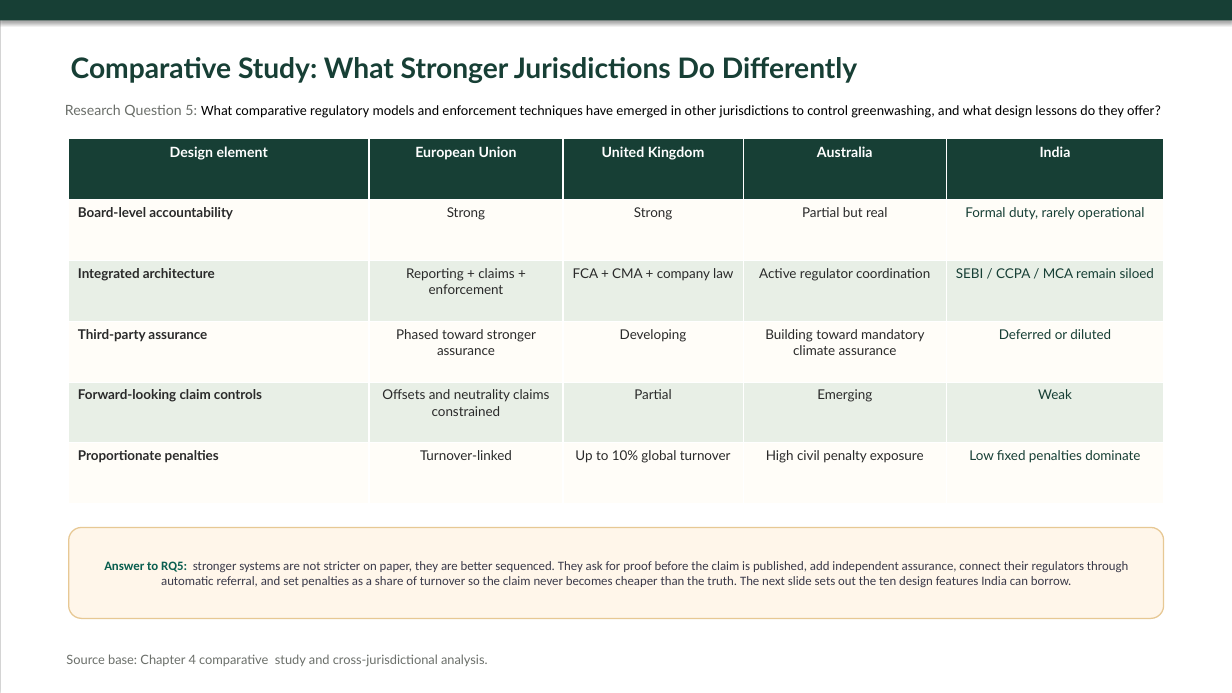
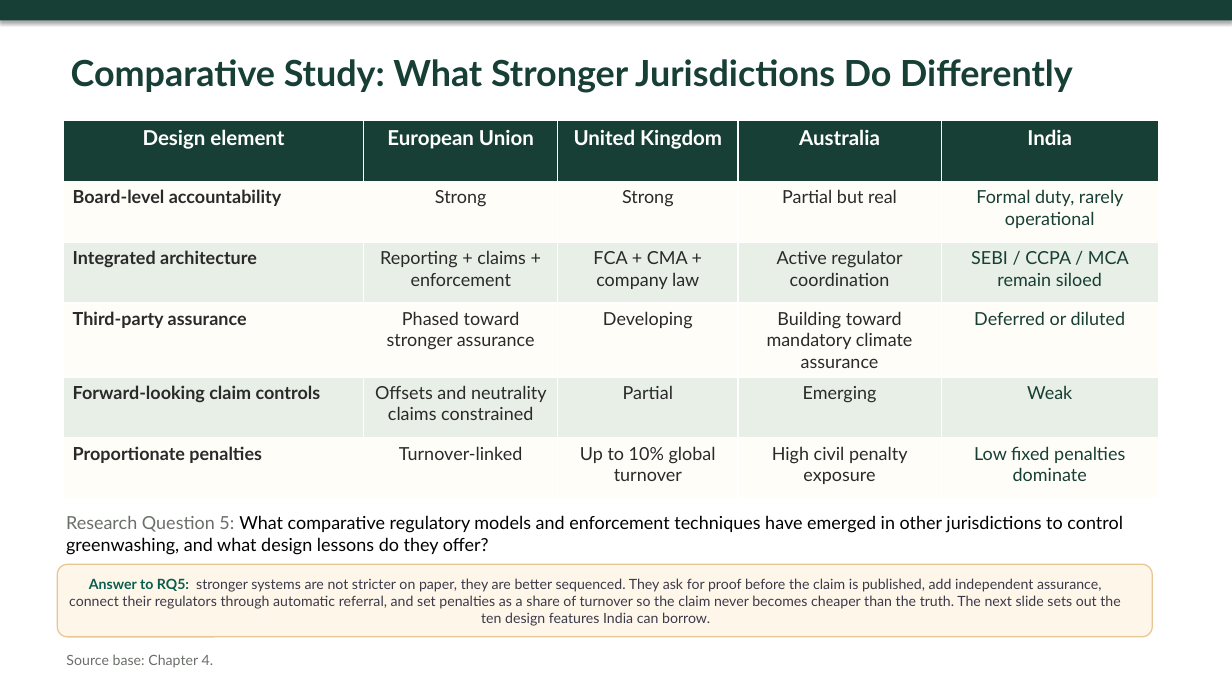
Before and after one commit to atul516/Final-VIva, a slide deck: slide 18 of Thesis Defence Presentation.pptx. Drawn at 1232x693 pixels with LibreOffice and Linux fonts; fonts in the diff are those of the drawing. Boxes give left, top, right and bottom in pixels: in the first picture for what was removed or moved away, otherwise in the second. Text is boxed around its words. In the diff, an @@ line names an element or a change of style, - is before the commit and + after.

```diff
--- a/Thesis Defence Presentation.pptx
+++ b/Thesis Defence Presentation.pptx
@@ rectangle removed at (x1=1, y1=0, x2=1232, y2=693) @@
@@ text "Comparative Study: What Stronger Jurisdictions ..." at (x1=71, y1=59, x2=1073, y2=93): size 22 to 28 pt @@
@@ table at (x1=64, y1=120, x2=1159, y2=498) @@
@@ size 11 to 16 pt in "Design element", "European Union", "United Kingdom", "Australia" and 1 more places @@
@@ size 10.5 to 14 pt @@
@@ table resized from (x1=68, y1=139, x2=1164, y2=504) to (x1=64, y1=120, x2=1159, y2=498) @@
@@ text "Research Question 5: What comparative ..." moved from (x1=65, y1=104, x2=1161, y2=118) to (x1=66, y1=515, x2=1123, y2=555) @@
@@ text "Research Question 5: What comparative ..." at (x1=66, y1=515, x2=1123, y2=555): size 11 to 14 pt; font Calibri to Lato in "What comparative regulatory models and enforcement technique ..." @@
@@ rounded rectangle resized from (x1=68, y1=528, x2=1164, y2=618) to (x1=57, y1=565, x2=1153, y2=638) @@
@@ text "Answer to RQ5: stronger systems ..." moved from (x1=104, y1=561, x2=1128, y2=587) to (x1=69, y1=578, x2=1120, y2=626) @@
@@ text "Answer to RQ5: stronger systems ..." at (x1=69, y1=578, x2=1120, y2=626): size 10 to 11 pt, font Calibri to Lato @@
@@ text at (x1=66, y1=654, x2=214, y2=668): text changed; size 10 to 11 pt @@
-Source base: Chapter 4 comparative study and cross-jurisdictional analysis.
+Source base: Chapter 4.
```
Also in this commit, not shown: 22 other slides changed.
